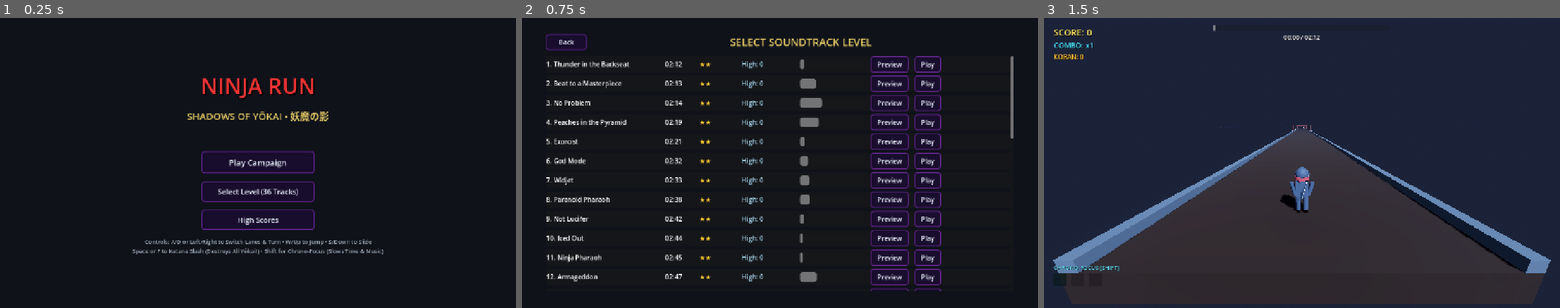
Above: before the commit, frames 1-3 (left to right).
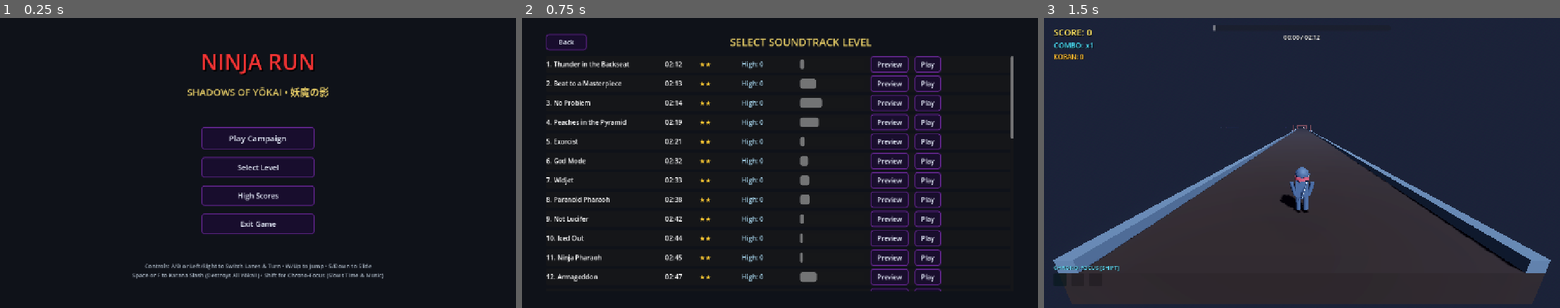
Above: after the commit, the same moments.

Repository: leouofa/ninja-run
Game: Godot game, scene res://scenes/MainMenu.tscn
Two runs of this game, one before a commit and one after it. Both use one fixed random seed, a clock stepped at 60 frames per second and the inputs below.
Inputs:
- Up to frame 1 (0.25 s): no input
- Up to frame 2 (0.75 s): click "Select Level (36 Tracks)" (after the commit: "Select Level") at 0.5 s
- Up to frame 3 (1.5 s): click "Play" at 1.25 s

The runs differ from the first frame. In frame 1, 5.7% of the frame differs, in the area x 25-75%, y 12-90%; in frame 2, nothing differs; in frame 3, nothing differs.

Commit message:
updating the menu

Diff:
--- a/scenes/MainMenu.tscn
+++ b/scenes/MainMenu.tscn
@@ -75,7 +75,7 @@
 mouse_default_cursor_shape = 2
 size_flags_horizontal = 4
 theme_override_font_sizes/font_size = 18
-text = "Select Level (36 Tracks)"
+text = "Select Level"
 
 [node name="HighScoresBtn" type="Button" parent="MarginContainer/TitleScreen"]
 custom_minimum_size = Vector2(280, 50)
@@ -84,6 +84,18 @@
 size_flags_horizontal = 4
 theme_override_font_sizes/font_size = 18
 text = "High Scores"
+
+[node name="ExitBtn" type="Button" parent="MarginContainer/TitleScreen"]
+custom_minimum_size = Vector2(280, 50)
+layout_mode = 2
+mouse_default_cursor_shape = 2
+size_flags_horizontal = 4
+theme_override_font_sizes/font_size = 18
+text = "Exit Game"
+
+[node name="Spacer2" type="Control" parent="MarginContainer/TitleScreen"]
+custom_minimum_size = Vector2(0, 30)
+layout_mode = 2
 
 [node name="ControlsLegend" type="Label" parent="MarginContainer/TitleScreen"]
 layout_mode = 2
@@ -158,5 +170,6 @@
 [connection signal="pressed" from="MarginContainer/TitleScreen/CampaignBtn" to="." method="_on_campaign_pressed"]
 [connection signal="pressed" from="MarginContainer/TitleScreen/LevelSelectBtn" to="." method="_on_level_select_pressed"]
 [connection signal="pressed" from="MarginContainer/TitleScreen/HighScoresBtn" to="." method="_on_high_scores_pressed"]
+[connection signal="pressed" from="MarginContainer/TitleScreen/ExitBtn" to="." method="_on_exit_pressed"]
 [connection signal="pressed" from="MarginContainer/LevelSelectScreen/Header/BackBtn" to="." method="_on_back_pressed"]
 [connection signal="pressed" from="MarginContainer/HighScoresScreen/Header/BackBtn" to="." method="_on_back_pressed"]
--- a/scripts/MainMenu.gd
+++ b/scripts/MainMenu.gd
@@ -261,5 +261,10 @@
 func _on_high_scores_pressed() -> void:
 	_show_high_scores()
 
+func _on_exit_pressed() -> void:
+	if audio_preview_player.playing:
+		audio_preview_player.stop()
+	get_tree().quit()
+
 func _on_back_pressed() -> void:
 	_show_title()
--- a/tools/test_game.gd
+++ b/tools/test_game.gd
@@ -273,21 +273,24 @@
 	root.add_child(menu)
 	menu._ready()
 
+	var lvl_btn = menu.get_node_or_null("MarginContainer/TitleScreen/LevelSelectBtn")
+	var exit_btn = menu.get_node_or_null("MarginContainer/TitleScreen/ExitBtn")
 	var hs_btn = menu.get_node_or_null("MarginContainer/TitleScreen/HighScoresBtn")
 	var hs_screen = menu.get_node_or_null("MarginContainer/HighScoresScreen")
 	var hs_list = menu.get_node_or_null("MarginContainer/HighScoresScreen/ScrollContainer/HighScoreList")
 
-	if hs_btn and hs_screen and hs_list:
+	if lvl_btn and exit_btn and hs_btn and hs_screen and hs_list:
+		var labels_ok = (lvl_btn.text == "Select Level") and exit_btn.text.begins_with("Exit")
 		menu._on_high_scores_pressed()
 		var items_count = hs_list.get_child_count()
-		if hs_screen.visible and not menu.title_screen.visible and items_count == 36:
-			print("[PASS] MainMenu High Scores screen verified: button exists, displays %d soundtrack tracks." % items_count)
+		if labels_ok and hs_screen.visible and not menu.title_screen.visible and items_count == 36:
+			print("[PASS] MainMenu UI verified: 'Select Level' label, Exit button, and High Scores screen (%d tracks)." % items_count)
 			passed += 1
 		else:
-			print("[FAIL] MainMenu High Scores screen display issue (visible=%s, items=%d)" % [hs_screen.visible, items_count])
+			print("[FAIL] MainMenu UI mismatch (labels_ok=%s, visible=%s, items=%d)" % [labels_ok, hs_screen.visible, items_count])
 			failed += 1
 	else:
-		print("[FAIL] MainMenu missing HighScoresBtn or HighScoresScreen nodes.")
+		print("[FAIL] MainMenu missing expected buttons or HighScoresScreen nodes.")
 		failed += 1
 
 	menu.queue_free()
